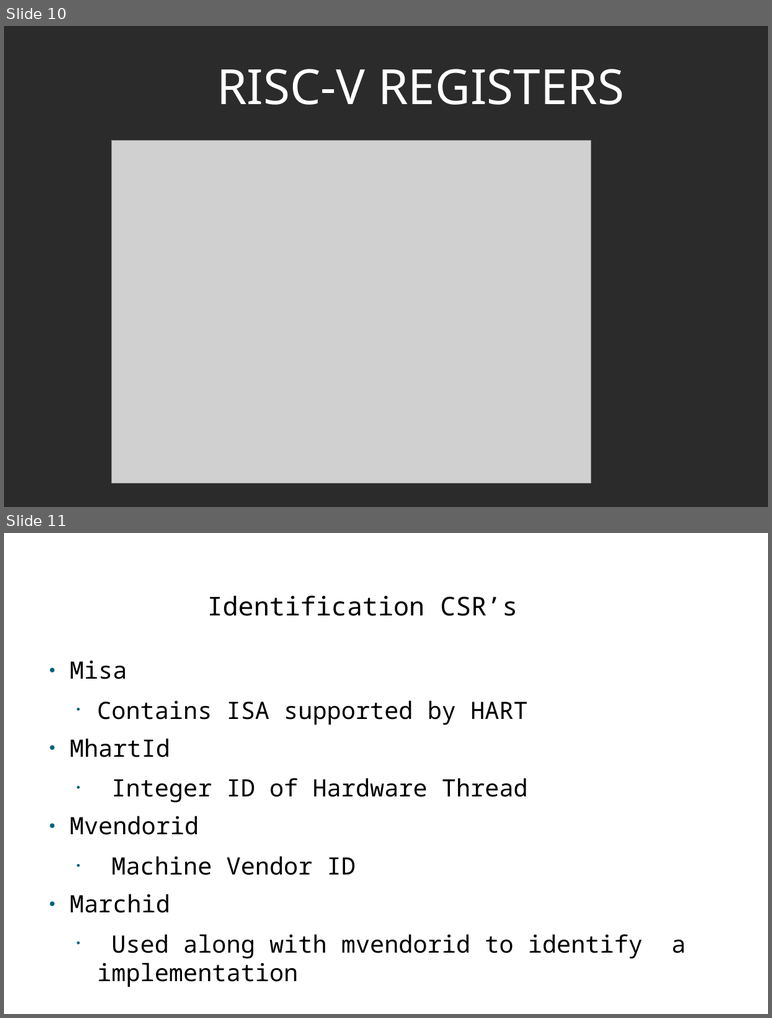
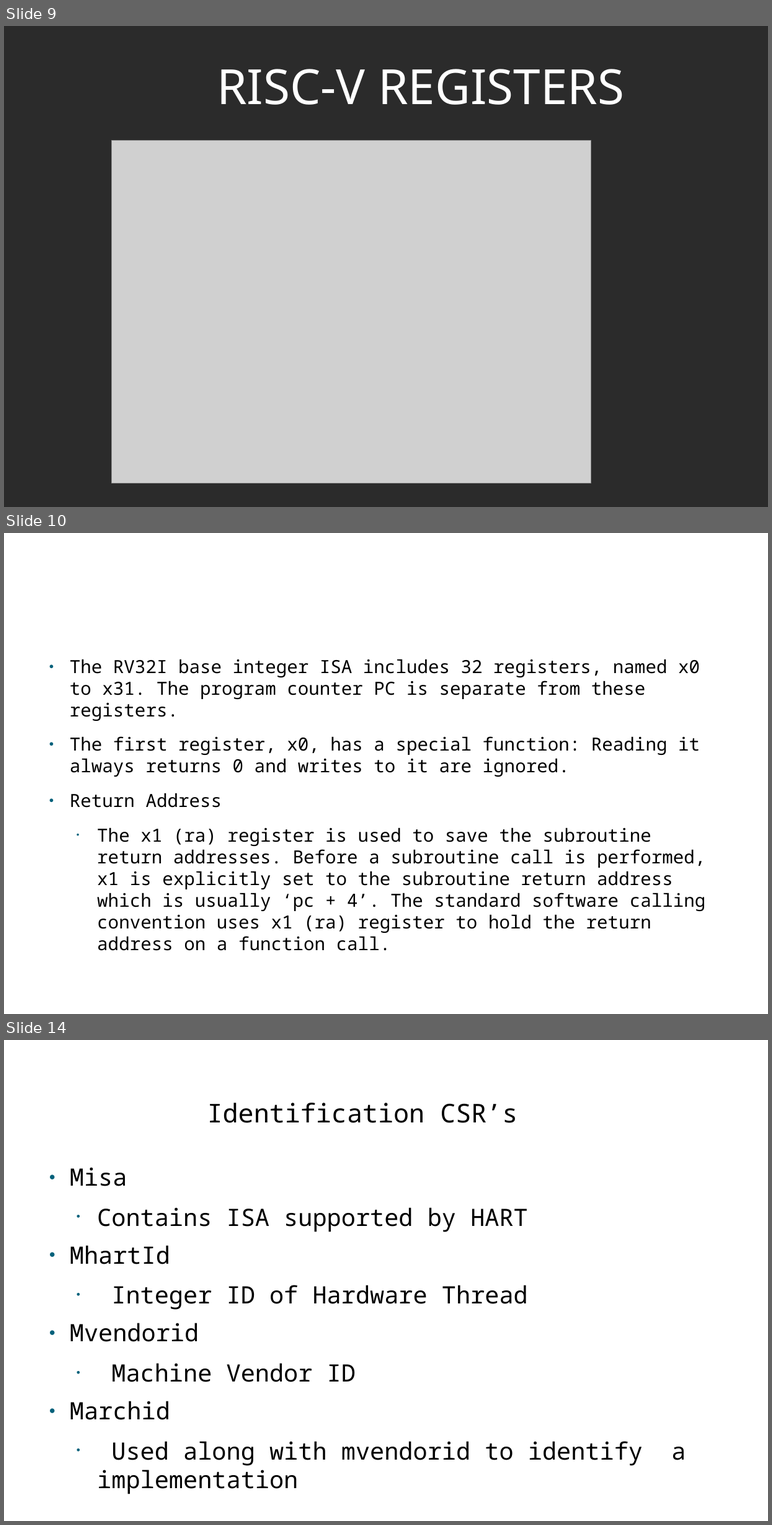
Before and after one commit to murthuja1708/desd_class, a slide deck: RISCV.odp. Shown one above the other, each under a label of ours: slides 10 and 11 before the commit, slides 9, 10 and 14 after it; the slides between them are not shown. The pictures are 772x1018 and 772x1525 pixels, drawn with LibreOffice and Linux fonts; fonts in the diff are those of the drawing; grey boxes stand for pictures; background and template pictures are left out; a plain dark background stands for a picture behind light text. Boxes give left, top, right and bottom in pixels: in the first picture for what was removed or moved away, otherwise in the second. Text is boxed around its words. In the diff, an @@ line names an element or a change of style, - is before the commit and + after.

Commit message:
updated register details

```diff
--- a/RISCV.odp
+++ b/RISCV.odp
@@ slide 10 added at bbox=[4, 533, 768, 1014], background picture (left out) @@
@@ title added at bbox=[42, 540, 730, 621], 60 pt, text #FFFFFF @@
+Risc-V Registers
@@ text added at bbox=[70, 659, 706, 951], 22.4 pt, text #000000 @@
+● The RV32I base integer ISA includes 32 registers, named x0 to x31. The program counter PC is separate from these registers.
+● The first register, x0, has a special function: Reading it always returns 0 and writes to it are ignored.
+● Return Address
+  • The x1 (ra) register is used to save the subroutine return addresses. Before a subroutine call is performed, x1 is explicitly set to the subroutine return address which is usually ‘pc + 4’. The standard software calling convention uses x1 (ra) register to hold the return address on a function call.
@@ what was slide 10 is now slide 9 @@
@@ what was slide 11 is now slide 14 @@
```
Also in this commit, not shown: 31 slides changed, 4 other slides added, 1 other file.
